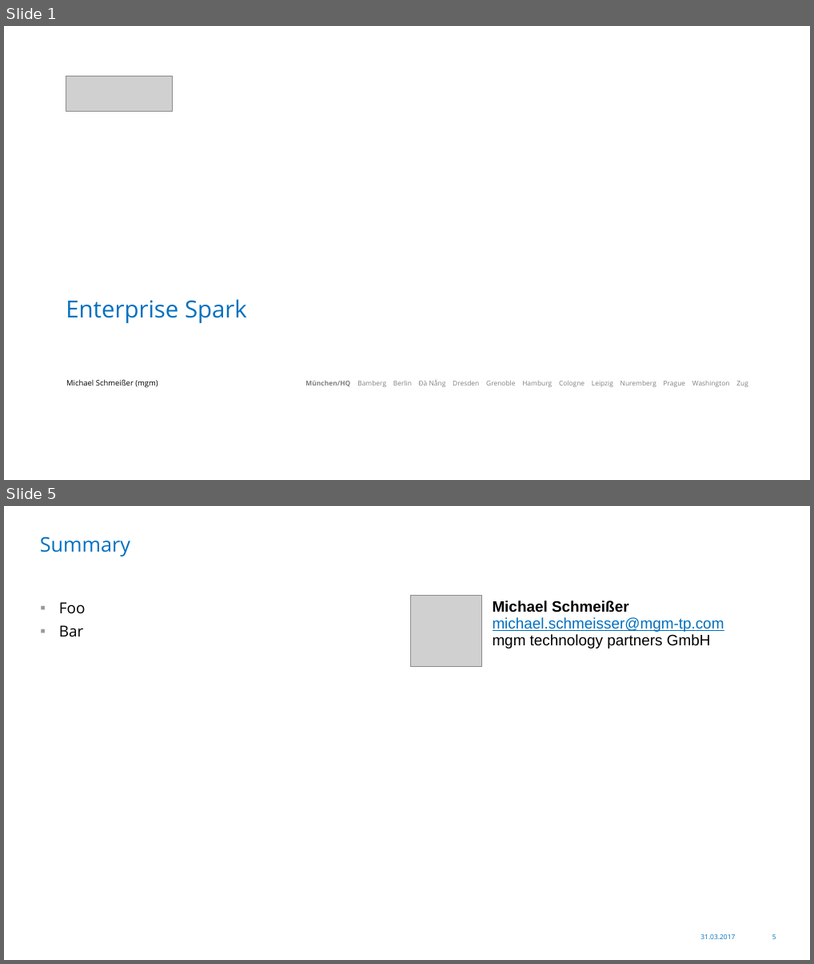
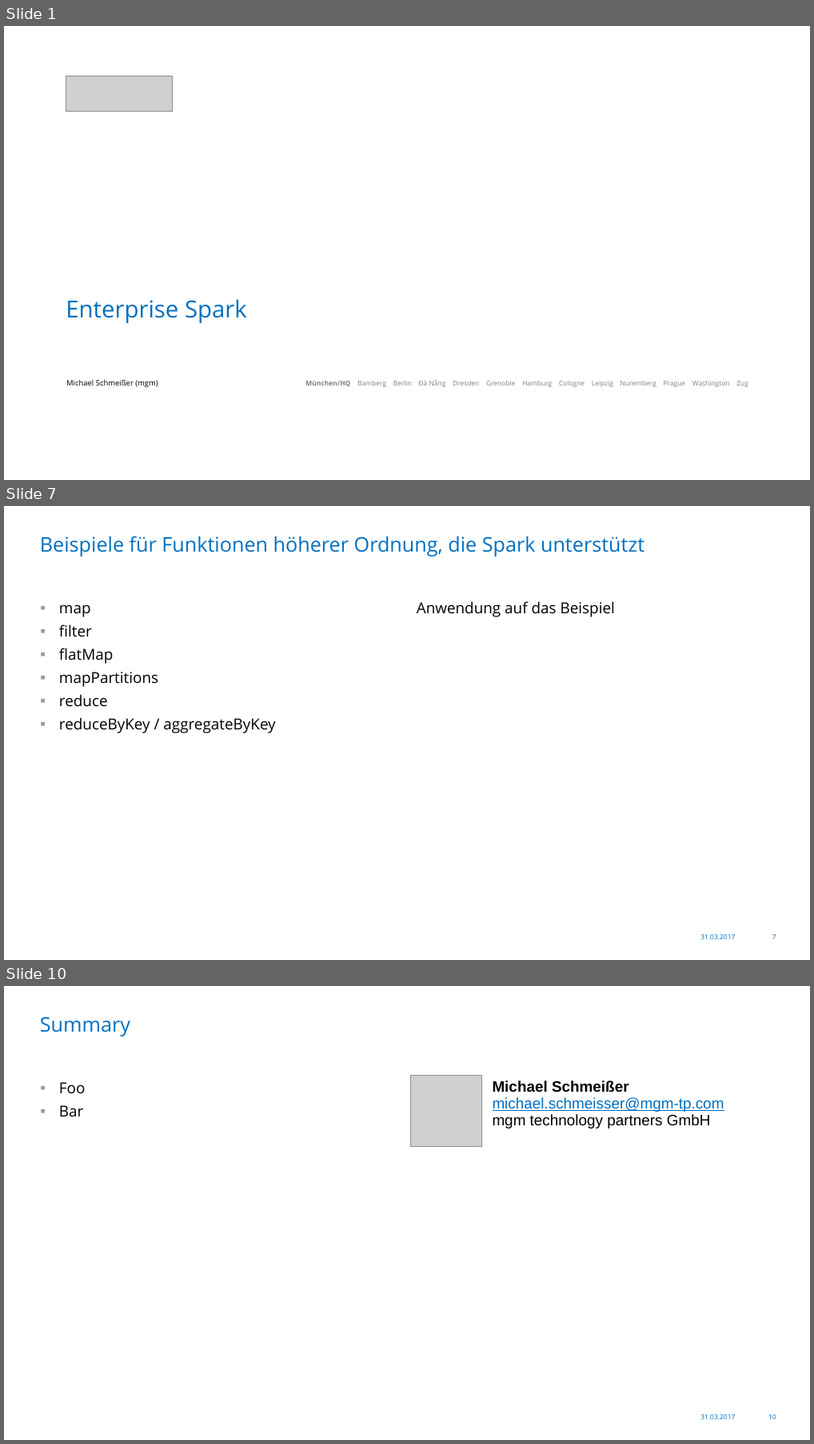
Before and after one commit to Skamandros/jug-saxony-workshop, a slide deck: src/slides/resources/2017-03-31-JUG-Saxony-Workshop-de.pptx. Shown one above the other, each under a label of ours: slides 1 and 5 before the commit, slides 1, 7 and 10 after it; the slides between them are not shown. The pictures are 814x964 and 814x1444 pixels, drawn with LibreOffice and Linux fonts; fonts in the diff are those of the drawing; grey boxes stand for pictures; background and template pictures are left out. Boxes give left, top, right and bottom in pixels: in the first picture for what was removed or moved away, otherwise in the second. Text is boxed around its words. In the diff, an @@ line names an element or a change of style, - is before the commit and + after.

```diff
--- a/src/slides/resources/2017-03-31-JUG-Saxony-Workshop-de.pptx
+++ b/src/slides/resources/2017-03-31-JUG-Saxony-Workshop-de.pptx
@@ slide 7 added at bbox=[4, 506, 810, 960], background #FFFFFF; not listed: 2 template elements that a slide beside it also shows @@
@@ title added at bbox=[40, 536, 645, 556], 24 pt, text #0070C0 @@
+Beispiele für Funktionen höherer Ordnung, die Spark unterstützt
@@ text added at bbox=[417, 601, 615, 617], 18 pt, text #000000 @@
+Anwendung auf das Beispiel
@@ text added at bbox=[59, 604, 275, 733], 18 pt, text #000000 @@
+▪ map
+▪ filter
+▪ flatMap
+▪ mapPartitions
+▪ reduce
+▪ reduceByKey / aggregateByKey
@@ what was slide 5 is now slide 10 @@
@@ page number at bbox=[769, 1414, 777, 1419]: text changed @@
-5
+10
```
Also in this commit, not shown: 2 slides changed, 6 other slides added, 2 slides removed, 7 other files.
